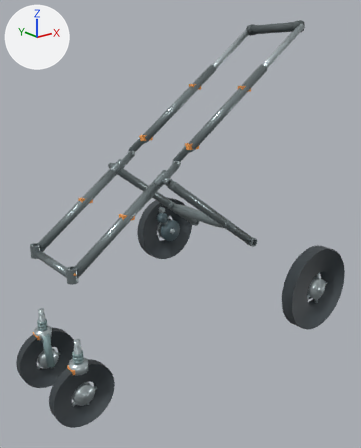
Renders of the glTF model models/no_cabin/w380_state4_wheel_M.glb from each side of a commit.
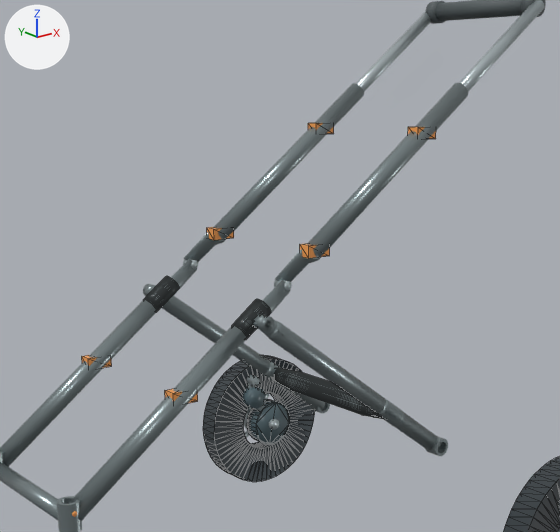
Each version appears first whole from a 50 mm camera at (-0.537, -1.428, 0.853) aimed at (0.565, -0.05, 0.301), and next in a close-up on the part from 11% to 86% of the width and 5% to 63% of the height. Arrows for +X, +Y and +Z are at upper left; the lights stay in place. The first two pictures are the older version. The close-ups show mesh edges as thin lines. Where no turn or scale is listed for an object, it has been applied to the vertices.

Names of what the first close-up shows: 'RL_tire.001', 'RR_brake_backplate.001', 'RR_tire.001', 'V46_rear_leg_-1.003', 'V46_rear_leg_1.003', 'V46_rearbar.003', 'handle_slider_-1.001', 'main_lower_-1.003', 'main_lower_1.003', 'main_upper_-1.003', 'main_upper_1.003', 'round_handle.001' and 30 more.
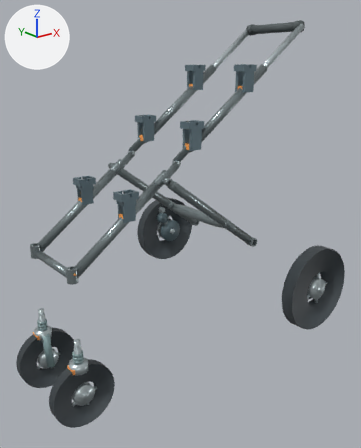
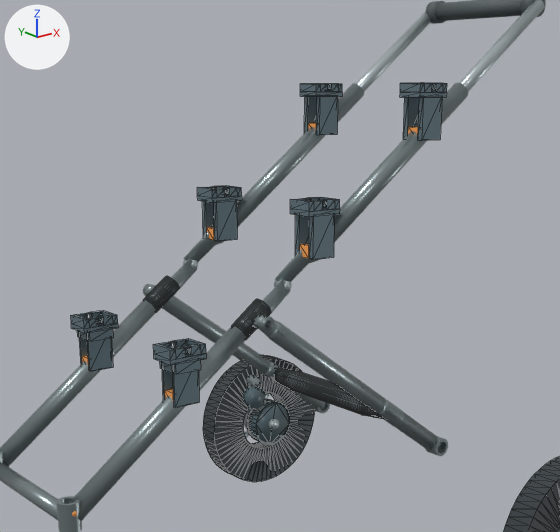
Patch to the scene script:
```diff
--- a/models/no_cabin/w380_state4_wheel_M.glb.py
+++ b/models/no_cabin/w380_state4_wheel_M.glb.py
@@ mat_universal_cabin_receiver @@
+mat_universal_cabin_receiver = principled_material('Universal Cabin Receiver')
+mat_universal_cabin_receiver.base_color = (0.18, 0.26, 0.3)  # greyish blue #768b95
+mat_universal_cabin_receiver.metallic = 0.58
+mat_universal_cabin_receiver.roughness = 0.42
@@ me_universal_cabin_receiver_m__1 @@
+me_universal_cabin_receiver_m__1.from_pydata(...)  # 76 vertices, 156 faces; spans x 0.5147..0.5787, y -0.159..-0.111, z 0.589..0.682
+me_universal_cabin_receiver_m__1.materials.append(mat_universal_cabin_receiver)  # greyish blue #768b95
@@ me_universal_cabin_receiver_l__1 @@
+me_universal_cabin_receiver_l__1.from_pydata(...)  # 84 vertices, 168 faces; spans x 0.248..0.312, y -0.159..-0.111, z 0.389..0.482
+me_universal_cabin_receiver_l__1.materials.append(mat_universal_cabin_receiver)  # greyish blue #768b95
@@ me_universal_cabin_receiver_h__1 @@
+me_universal_cabin_receiver_h__1.from_pydata(...)  # 76 vertices, 156 faces; spans x 0.7547..0.8187, y -0.159..-0.111, z 0.769..0.862
+me_universal_cabin_receiver_h__1.materials.append(mat_universal_cabin_receiver)  # greyish blue #768b95
@@ me_universal_cabin_receiver_m_1 @@
+me_universal_cabin_receiver_m_1.from_pydata(...)  # 76 vertices, 156 faces; spans x 0.5147..0.5787, y 0.111..0.159, z 0.589..0.682
+me_universal_cabin_receiver_m_1.materials.append(mat_universal_cabin_receiver)  # greyish blue #768b95
@@ me_universal_cabin_receiver_l_1 @@
+me_universal_cabin_receiver_l_1.from_pydata(...)  # 84 vertices, 168 faces; spans x 0.248..0.312, y 0.111..0.159, z 0.389..0.482
+me_universal_cabin_receiver_l_1.materials.append(mat_universal_cabin_receiver)  # greyish blue #768b95
@@ me_universal_cabin_receiver_h_1 @@
+me_universal_cabin_receiver_h_1.from_pydata(...)  # 76 vertices, 156 faces; spans x 0.7547..0.8187, y 0.111..0.159, z 0.769..0.862
+me_universal_cabin_receiver_h_1.materials.append(mat_universal_cabin_receiver)  # greyish blue #768b95
@@ ob_universal_cabin_receiver_m__1 @@
+ob_universal_cabin_receiver_m__1 = bpy.data.objects.new('Universal_Cabin_Receiver_M_-1', me_universal_cabin_receiver_m__1)
+ob_universal_cabin_receiver_m__1.location = (0.0, 0.0, 0.0)
@@ ob_universal_cabin_receiver_l__1 @@
+ob_universal_cabin_receiver_l__1 = bpy.data.objects.new('Universal_Cabin_Receiver_L_-1', me_universal_cabin_receiver_l__1)
+ob_universal_cabin_receiver_l__1.location = (0.0, 0.0, 0.0)
@@ ob_universal_cabin_receiver_h__1 @@
+ob_universal_cabin_receiver_h__1 = bpy.data.objects.new('Universal_Cabin_Receiver_H_-1', me_universal_cabin_receiver_h__1)
+ob_universal_cabin_receiver_h__1.location = (0.0, 0.0, 0.0)
@@ ob_universal_cabin_receiver_m_1 @@
+ob_universal_cabin_receiver_m_1 = bpy.data.objects.new('Universal_Cabin_Receiver_M_1', me_universal_cabin_receiver_m_1)
+ob_universal_cabin_receiver_m_1.location = (0.0, 0.0, 0.0)
@@ ob_universal_cabin_receiver_l_1 @@
+ob_universal_cabin_receiver_l_1 = bpy.data.objects.new('Universal_Cabin_Receiver_L_1', me_universal_cabin_receiver_l_1)
+ob_universal_cabin_receiver_l_1.location = (0.0, 0.0, 0.0)
@@ ob_universal_cabin_receiver_h_1 @@
+ob_universal_cabin_receiver_h_1 = bpy.data.objects.new('Universal_Cabin_Receiver_H_1', me_universal_cabin_receiver_h_1)
+ob_universal_cabin_receiver_h_1.location = (0.0, 0.0, 0.0)
```

Pixel boxes (x1, y1, x2, y2) of what changed, in the close-ups (560 x 532 px):
'Universal_Cabin_Receiver_L_-1', added
    after: (153, 338, 206, 408)
'Universal_Cabin_Receiver_M_-1', added
    after: (290, 197, 340, 260)
'Universal_Cabin_Receiver_H_-1', added
    after: (400, 83, 447, 140)
'Universal_Cabin_Receiver_L_1', added
    after: (71, 310, 118, 371)
'Universal_Cabin_Receiver_M_1', added
    after: (197, 185, 242, 241)
'Universal_Cabin_Receiver_H_1', added
    after: (300, 83, 342, 135)
